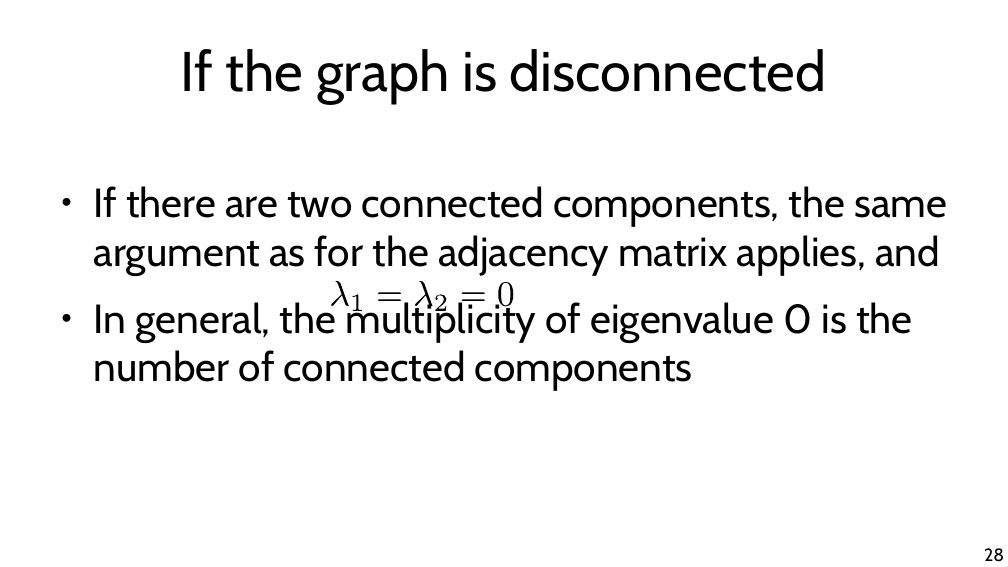
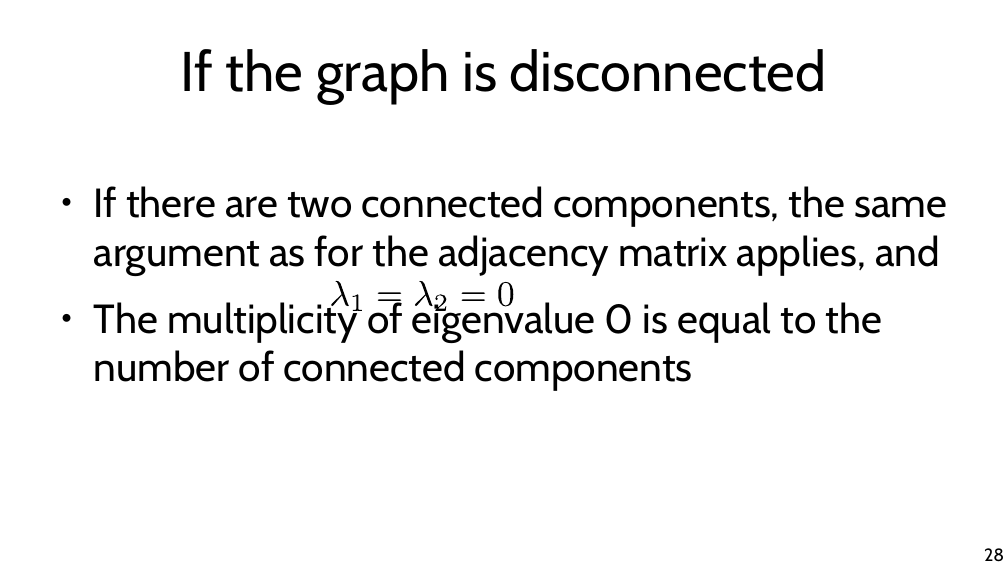
Before and after one commit to chatox/networks-science-course, a slide deck: slide 28 of theory/tt15_spectral_clustering.odp. Drawn at 1008x567 pixels with LibreOffice and Linux fonts; fonts in the diff are those of the drawing. Boxes give left, top, right and bottom in pixels: in the first picture for what was removed or moved away, otherwise in the second. Text is boxed around its words. In the diff, an @@ line names an element or a change of style, - is before the commit and + after.

```diff
--- a/theory/tt15_spectral_clustering.odp
+++ b/theory/tt15_spectral_clustering.odp
@@ text at box(94, 298, 883, 391): text changed @@
-● In general, the multiplicity of eigenvalue 0 is the number of connected components
+● The multiplicity of eigenvalue 0 is equal to the number of connected components
```
Also in this commit, not shown: 32 other slides changed, 3 slides added, 4 slides removed, 1 other file.
